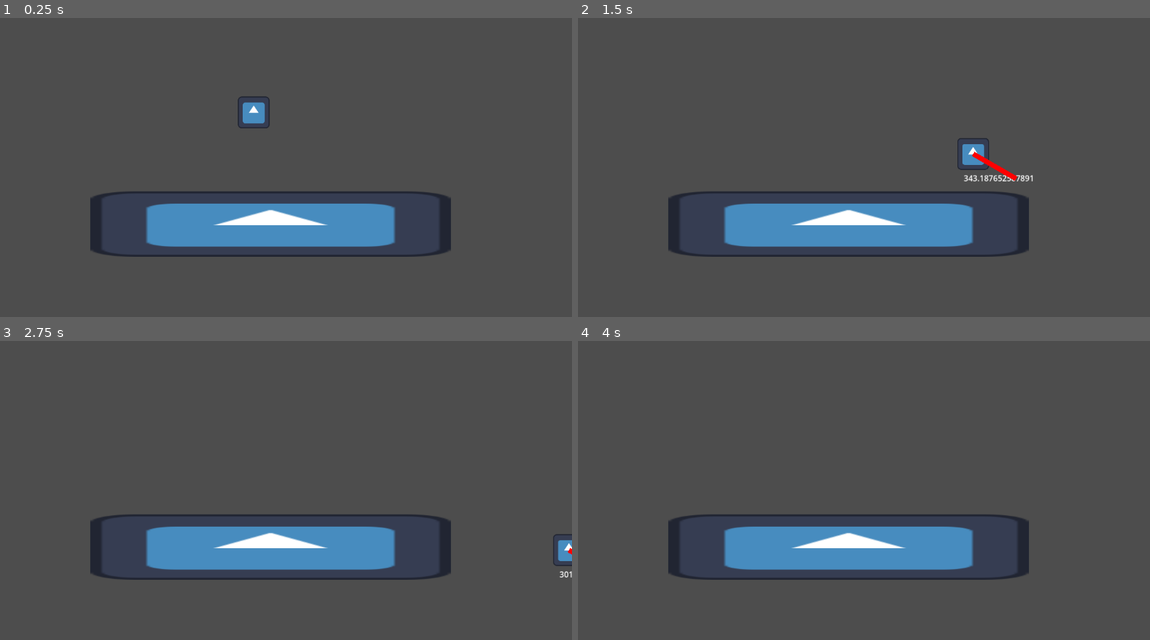
Above: before the commit, frames 1-4 (two rows, left to right).
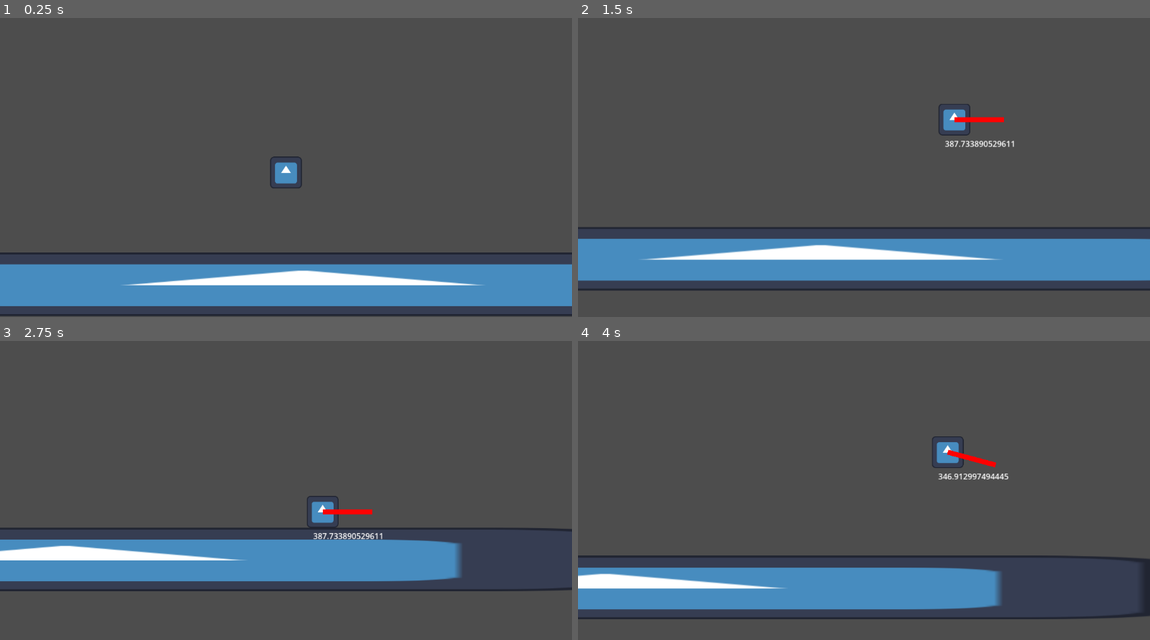
Above: after the commit, the same moments.

Repository: Emarald64/gliding-game
Game: Godot game, scene res://Scenes/main.tscn
The game is run twice, just before and just after one commit, with the same random seed, the same clock (stepped at 60 frames per second) and the same inputs. The engine's default icon, where the game draws it, is replaced by a stand-in: a white triangle on a blue panel in a dark square.
Inputs:
- Up to frame 1 (0.25 s): no input
- Up to frame 2 (1.5 s): tap Enter at 0.5 s; hold Shift (glide) 0.53-1.28 s; hold Right (move_right) from 0.53 s (still down); tap Space (jump) at 0.77 s; tap Shift (glide) at 1.35 s
- Up to frame 3 (2.75 s): tap Space (jump) at 1.52 s; release Right (move_right) at 2.03 s; hold Left (move_left) from 2.03 s (still down); hold Shift (glide) from 2.03 s (still down)
- Up to frame 4 (4 s): release Left (move_left) at 2.78 s; release Shift (glide) at 2.78 s; hold Right (move_right) from 2.78 s (still down); tap Shift (glide) at 2.85 s; tap Space (jump) at 3.02, 3.77 s; hold Shift (glide) from 3.53 s (still down)

The runs differ from the first frame. In frame 1, 24% of the frame differs, in the area x 0-100%, y 26-100%; in frame 2, 22%; in frame 3, 12%; in frame 4, 20%.

Commit message:
improved ground movement

Diff:
--- a/Scenes/main.tscn
+++ b/Scenes/main.tscn
@@ -10,7 +10,7 @@
 
 [node name="StaticBody2D" type="StaticBody2D" parent="."]
 position = Vector2(545, 461)
-scale = Vector2(5.6687007, 1.0294418)
+scale = Vector2(18, 1)
 
 [node name="Sprite2D" type="Sprite2D" parent="StaticBody2D"]
 texture = ExtResource("1_jjgbg")
@@ -20,3 +20,9 @@
 
 [node name="Player" parent="." instance=ExtResource("2_bo1nx")]
 position = Vector2(511, 203)
+
+[node name="Camera2D" type="Camera2D" parent="Player"]
+limit_enabled = false
+position_smoothing_enabled = true
+drag_horizontal_enabled = true
+drag_vertical_enabled = true
--- a/Scenes/player.gd
+++ b/Scenes/player.gd
@@ -1,14 +1,17 @@
 extends CharacterBody2D
 
 
-const SPEED = 300.0
-const JUMP_VELOCITY = -400.0
-const angleChangeFactor=1000
-const StableGlideAngle=PI/6
-const maxGlideSpeed=1500
+const MaxWalkSpeed = 400
+const WalkAccel=1000
+const JUMP_VELOCITY = -600.0
+
+#Gliding
+const angleChangeFactor=500
+const StableGlideAngle=PI/12
+const maxGlideSpeed=1000
 const minGlideSpeed=75
-const glideAccel=300
-const glideDeccel=500
+const glideAccel=700
+const glideDecel=700
 
 var glideSpeed:=0.0
 var glideAngle:=0.0
@@ -27,6 +30,8 @@
 			var maxAngleChange=delta * angleChangeFactor / glideSpeed
 
 			var target_angle=StableGlideAngle+Input.get_axis("glide_up","glide_down")
+			if target_angle<StableGlideAngle and is_equal_approx(glideSpeed,minGlideSpeed):
+				target_angle=StableGlideAngle
 			glideAngle=move_toward(glideAngle,target_angle,maxAngleChange)
 
 			if glideAngle>StableGlideAngle:
@@ -36,7 +41,7 @@
 			else:
 				# Gliding up, Slow down
 				$DebugGlideAngle.default_color=Color.RED
-				glideSpeed=maxf(minGlideSpeed,glideSpeed+delta*glideDeccel*(glideAngle-StableGlideAngle))
+				glideSpeed=maxf(minGlideSpeed,glideSpeed+delta*glideDecel*(glideAngle-StableGlideAngle))
 			velocity=Vector2.from_angle(glideAngle)*glideSpeed
 			if not facingRight:
 				velocity.x*=-1
@@ -71,6 +76,8 @@
 	var direction := Input.get_axis("move_left", "move_right")
 	if not gliding:
 		facingRight=direction>0
-		velocity.x = direction * SPEED * (0.1 if gliding else 1.0)
-
+	if direction:
+		velocity.x = clampf(velocity.x+(direction*delta*WalkAccel*(0.1 if gliding else 1.0)),-MaxWalkSpeed,MaxWalkSpeed)
+	elif not gliding:
+		velocity.x=move_toward(velocity.x,0,WalkAccel*delta)
 	move_and_slide()
